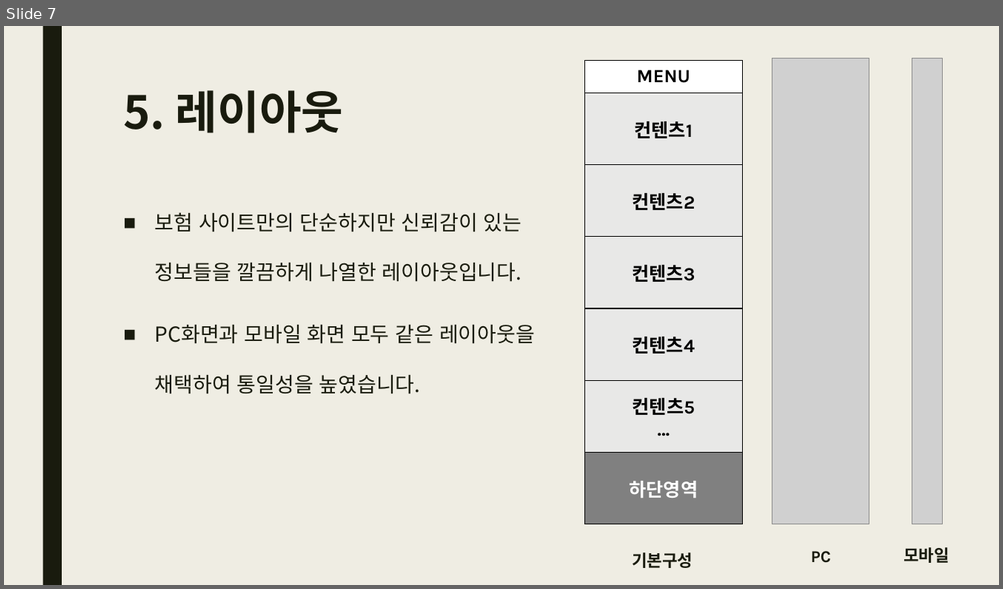
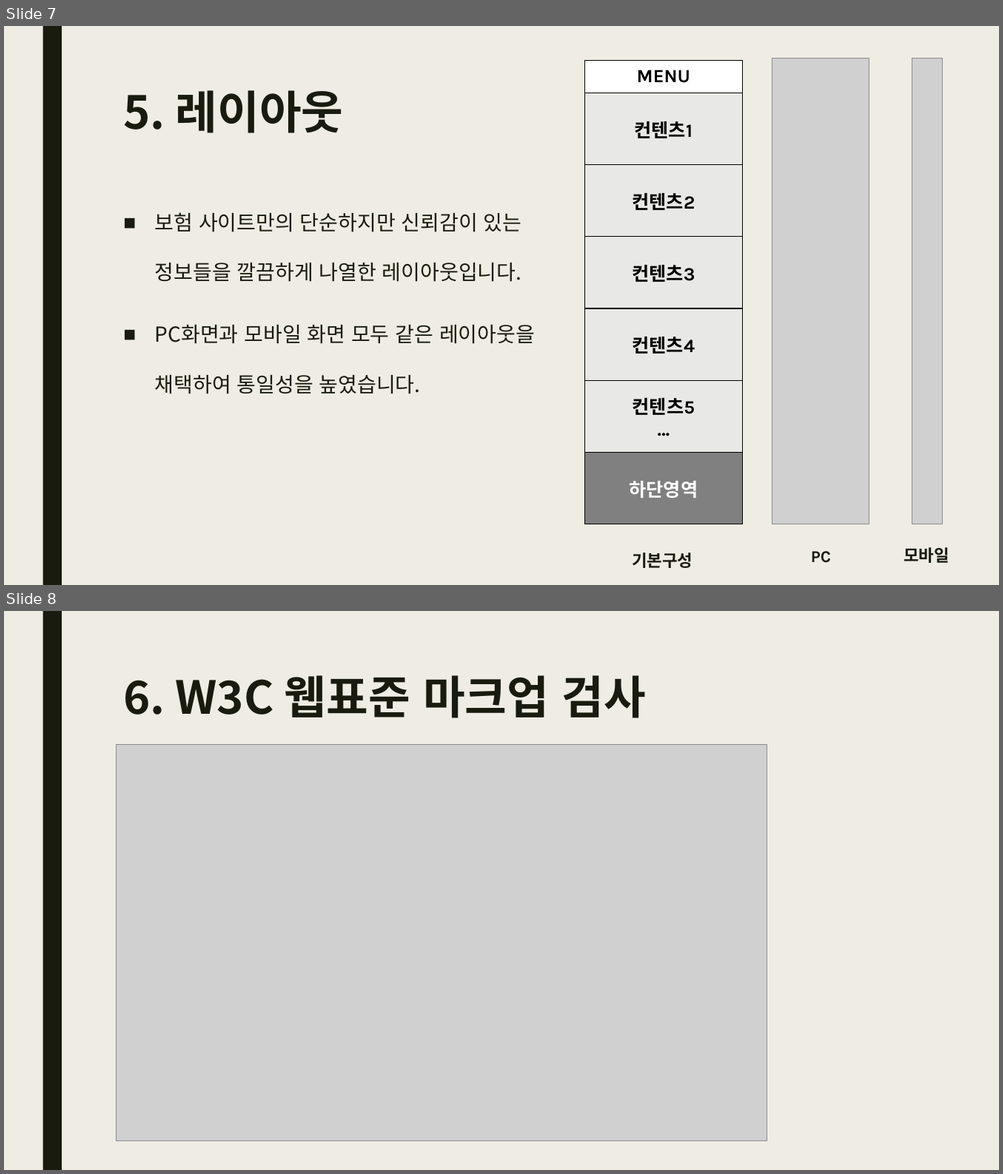
Before and after one commit to JKM0722/JKM_exec01, a slide deck: 001/가이드문서/Assuretee.pptx. Shown one above the other, each under a label of ours: slide 7 before the commit, slides 7 and 8 after it. The pictures are 1003x589 and 1003x1174 pixels, drawn with LibreOffice and Linux fonts; fonts in the diff are those of the drawing; grey boxes stand for pictures. Boxes give left, top, right and bottom in pixels: in the first picture for what was removed or moved away, otherwise in the second. Text is boxed around its words. In the diff, an @@ line names an element or a change of style, - is before the commit and + after.

```diff
--- a/001/가이드문서/Assuretee.pptx
+++ b/001/가이드문서/Assuretee.pptx
@@ slide 8 added at (4, 611, 999, 1170), background #EFEDE3; not listed: 1 template element that a slide beside it also shows @@
@@ title added at (123, 675, 645, 718), 44 pt, text #191B0E, bold @@
+6. W3C 웹표준 마크업 검사
@@ picture added at (116, 744, 766, 1141) @@
```
Also in this commit, not shown: 4 other files.
